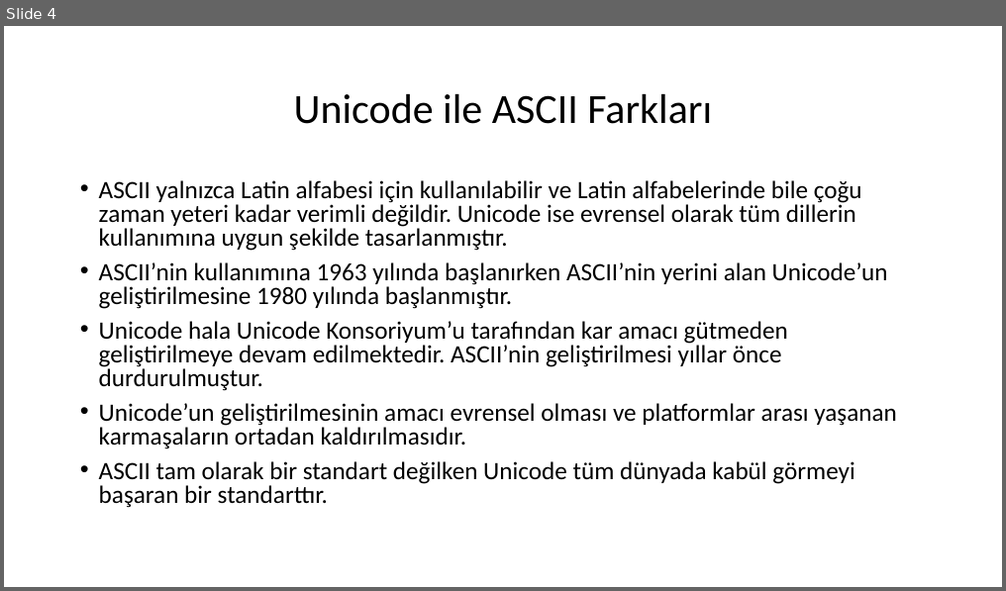
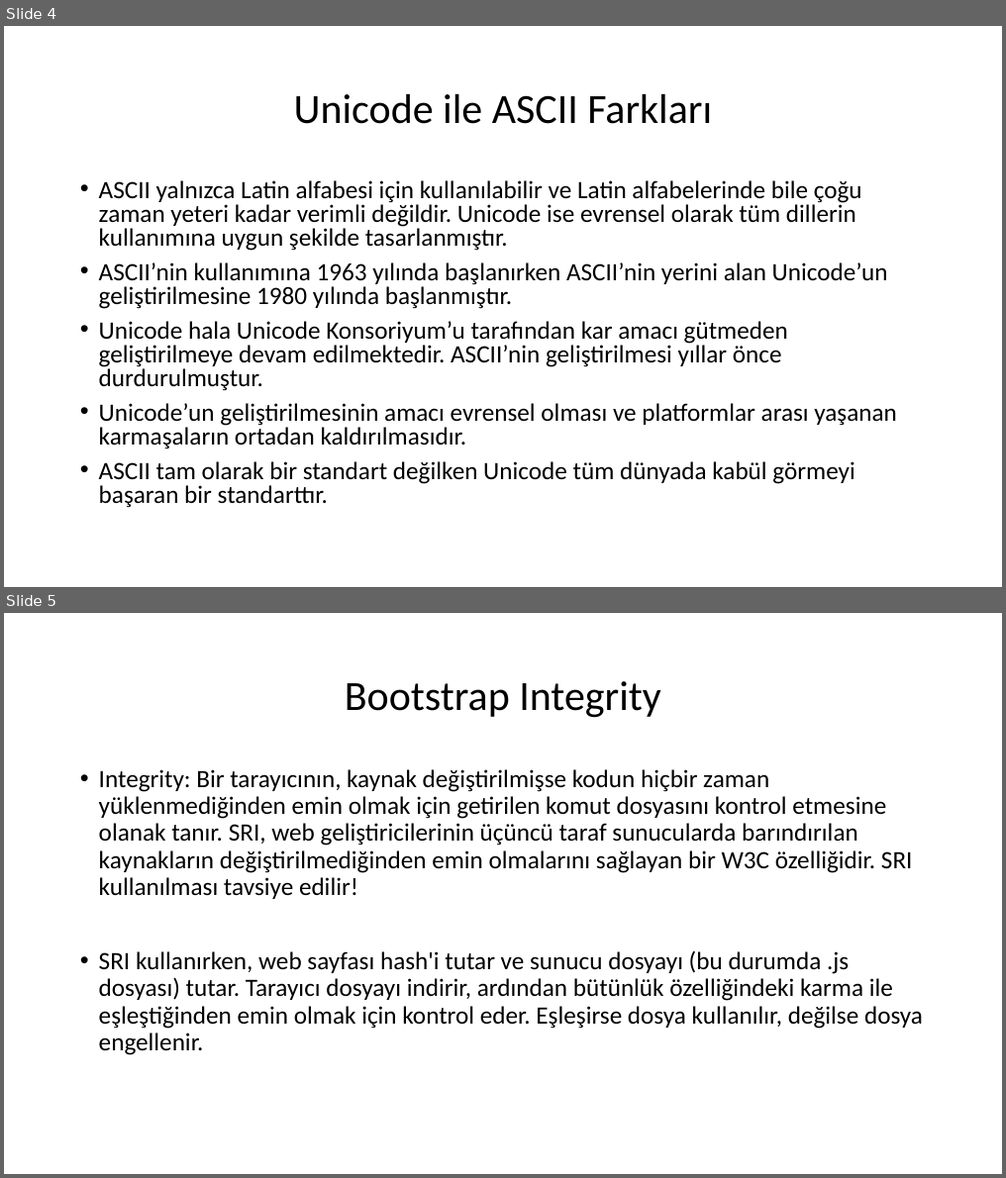
Before and after one commit to TechCareer-FrontEnd-1/tubisad-frontend-emanetfuat, a slide deck: arastirma-odev.pptx. Shown one above the other, each under a label of ours: slide 4 before the commit, slides 4 and 5 after it. The pictures are 1006x591 and 1006x1178 pixels, drawn with LibreOffice and Linux fonts; fonts in the diff are those of the drawing. Boxes give left, top, right and bottom in pixels: in the first picture for what was removed or moved away, otherwise in the second. Text is boxed around its words. In the diff, an @@ line names an element or a change of style, - is before the commit and + after.

```diff
--- a/arastirma-odev.pptx
+++ b/arastirma-odev.pptx
@@ slide 5 added at box(4, 613, 1002, 1174), background #FFFFFF @@
@@ title added at box(345, 681, 661, 718), 40 pt, text #000000 @@
+Bootstrap Integrity
@@ text added at box(99, 769, 923, 1056), 24 pt, text #000000 @@
+• Integrity: Bir tarayıcının, kaynak değiştirilmişse kodun hiçbir zaman yüklenmediğinden emin olmak için getirilen komut dosyasını kontrol etmesine olanak tanır. SRI, web geliştiricilerinin üçüncü taraf sunucularda barındırılan kaynakların değiştirilmediğinden emin olmalarını sağlayan bir W3C özelliğidir. SRI kullanılması tavsiye edilir!
+• SRI kullanırken, web sayfası hash'i tutar ve sunucu dosyayı (bu durumda .js dosyası) tutar. Tarayıcı dosyayı indirir, ardından bütünlük özelliğindeki karma ile eşleştiğinden emin olmak için kontrol eder. Eşleşirse dosya kullanılır, değilse dosya engellenir.
```
Also in this commit, not shown: 1 other slide added, 10 other files.
